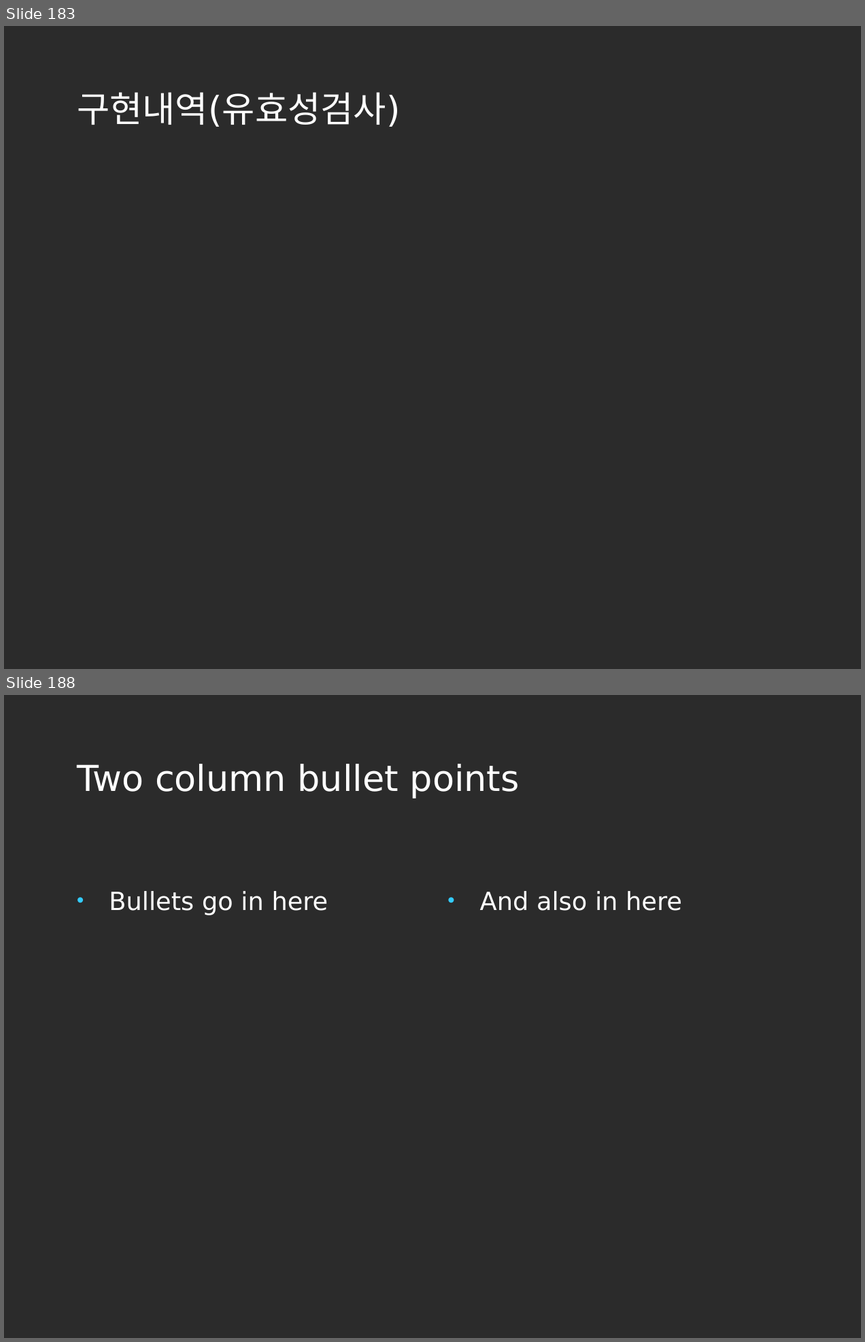
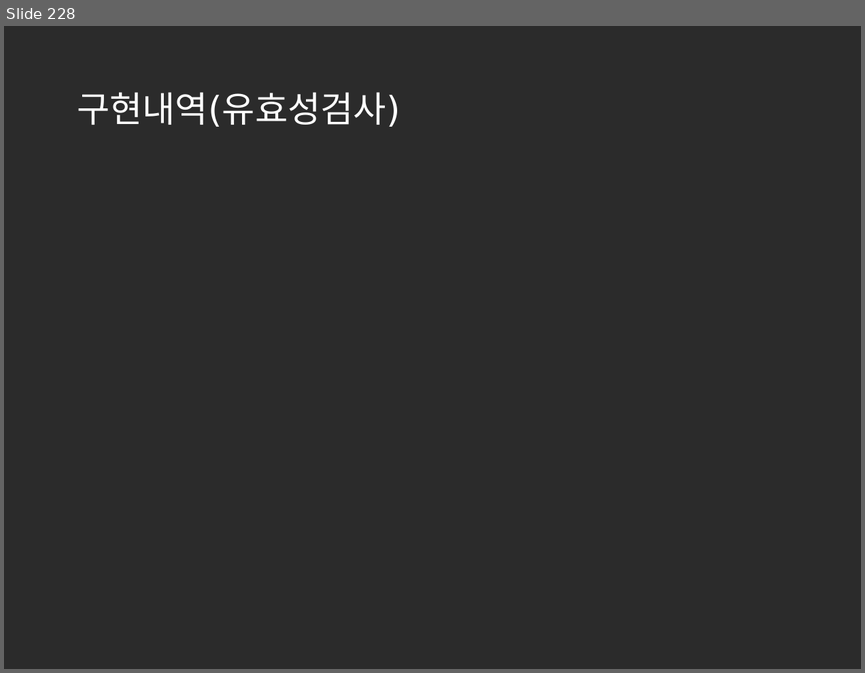
Before and after one commit to korea600/useful, a slide deck: Useful/UML/Presentation/useful_ppt_초안(수정중).pptx. Shown one above the other, each under a label of ours: slides 183 and 188 before the commit, slide 228 after it; the slides between them are not shown. The pictures are 865x1342 and 865x673 pixels, drawn with LibreOffice and Linux fonts; fonts in the diff are those of the drawing; background and template pictures are left out; a plain dark background stands for a picture behind light text. Boxes give left, top, right and bottom in pixels: in the first picture for what was removed or moved away, otherwise in the second. Text is boxed around its words. In the diff, an @@ line names an element or a change of style, - is before the commit and + after.

```diff
--- a/Useful/UML/Presentation/useful_ppt_초안(수정중).pptx
+++ b/Useful/UML/Presentation/useful_ppt_초안(수정중).pptx
@@ slide 188 removed at bbox=[4, 695, 861, 1338], background picture (left out) @@
@@ title removed at bbox=[77, 764, 519, 798] @@
-Two column bullet points
@@ text removed at bbox=[109, 891, 328, 915] @@
-• Bullets go in here
@@ text removed at bbox=[480, 891, 682, 911] @@
-• And also in here
@@ what was slide 183 is now slide 228 @@
```
Also in this commit, not shown: 1 slide changed, 45 slides added, 6 other slides removed.
